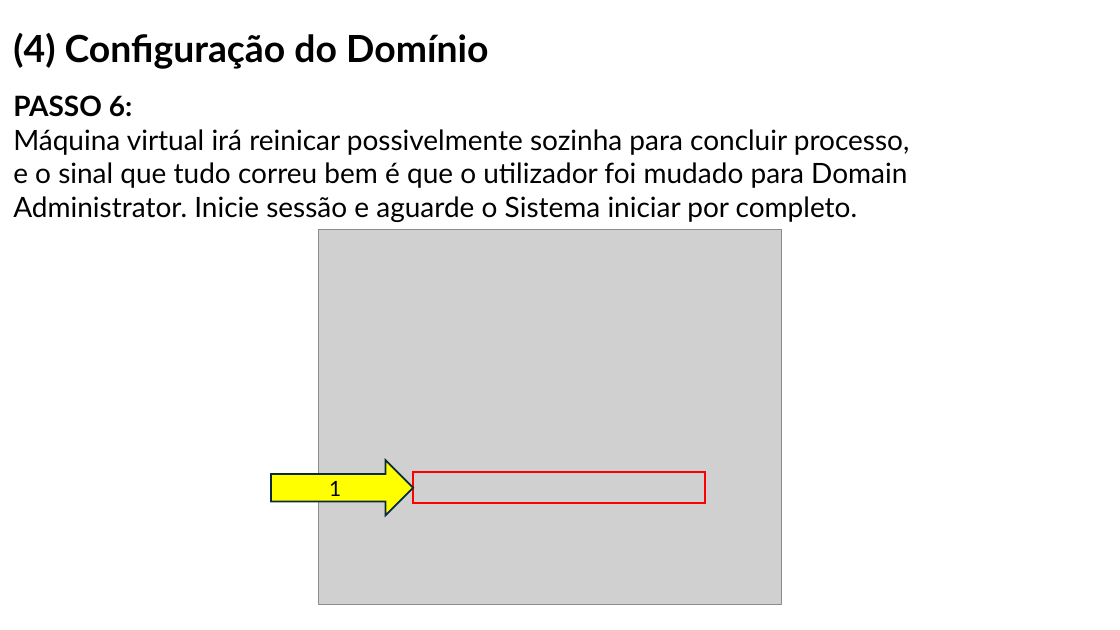
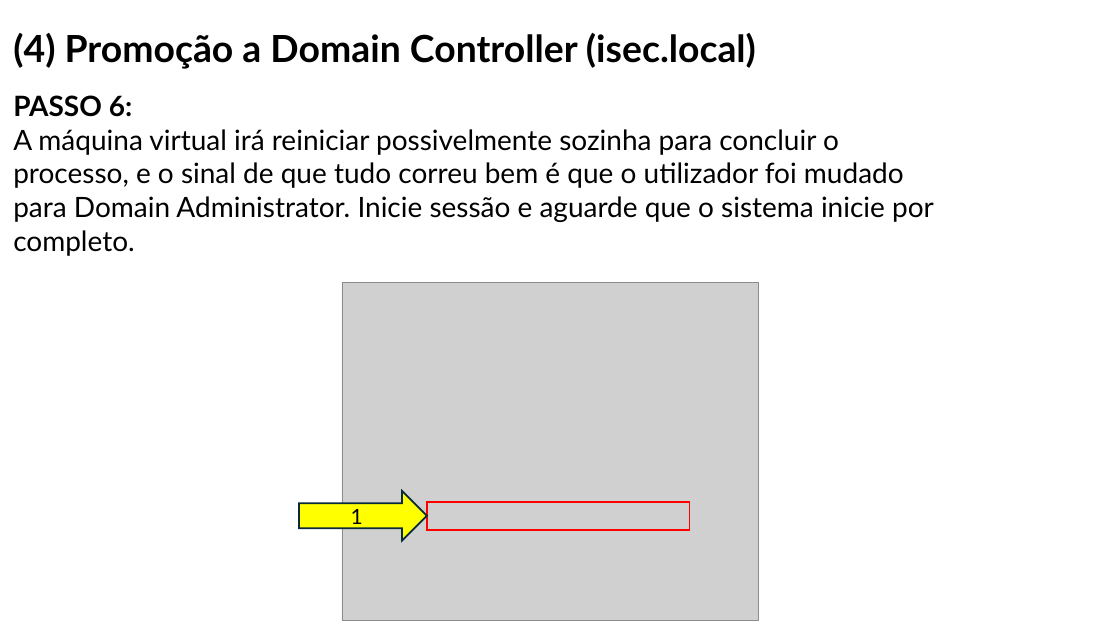
Before and after one commit to orlandonss/TrabalhoSR2, a slide deck: slide 14 of Apresentacoes_Workshop/WORKSHOP WINDOWS AD DS & LINUX SERVICES.pptx. Drawn at 1120x630 pixels with LibreOffice and Linux fonts; fonts in the diff are those of the drawing; grey boxes stand for pictures. Boxes give left, top, right and bottom in pixels: in the first picture for what was removed or moved away, otherwise in the second. Text is boxed around its words. In the diff, an @@ line names an element or a change of style, - is before the commit and + after.

```diff
--- a/Apresentacoes_Workshop/WORKSHOP WINDOWS AD DS & LINUX SERVICES.pptx
+++ b/Apresentacoes_Workshop/WORKSHOP WINDOWS AD DS & LINUX SERVICES.pptx
@@ title at <box>13,33,756,69</box>: text changed @@
-(4) Configuração do Domínio
+(4) Promoção a Domain Controller (isec.local)
@@ text at <box>13,95,934,256</box>: text changed @@
-PASSO 6:
-Máquina virtual irá reinicar possivelmente sozinha para concluir processo,
-e o sinal que tudo correu bem é que o utilizador foi mudado para Domain Administrator. Inicie sessão e aguarde o Sistema iniciar por completo.
+PASSO 6:
+A máquina virtual irá reiniciar possivelmente sozinha para concluir o processo, e o sinal de que tudo correu bem é que o utilizador foi mudado para Domain Administrator. Inicie sessão e aguarde que o sistema inicie por completo.
@@ picture: place and size @@
-picture at <box>319,229,782,605</box>
+picture at <box>342,283,759,621</box>
@@ right arrow "1": place and size @@
-right arrow "1" at <box>271,460,413,516</box>
+right arrow "1" at <box>299,491,427,540</box>
@@ rectangle: place and size @@
-rectangle at <box>413,472,705,503</box>
+rectangle at <box>427,502,690,529</box>
```
Also in this commit, not shown: 34 other slides changed, 6 slides added, 9 slides removed, 2 other files.
